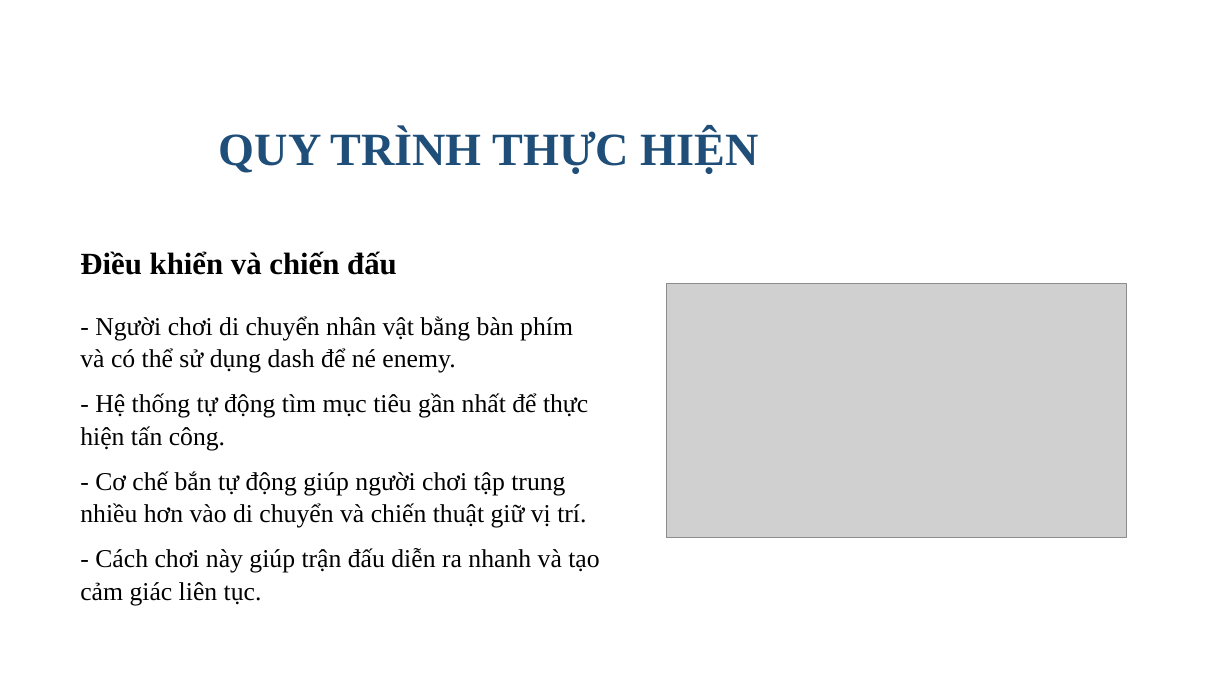
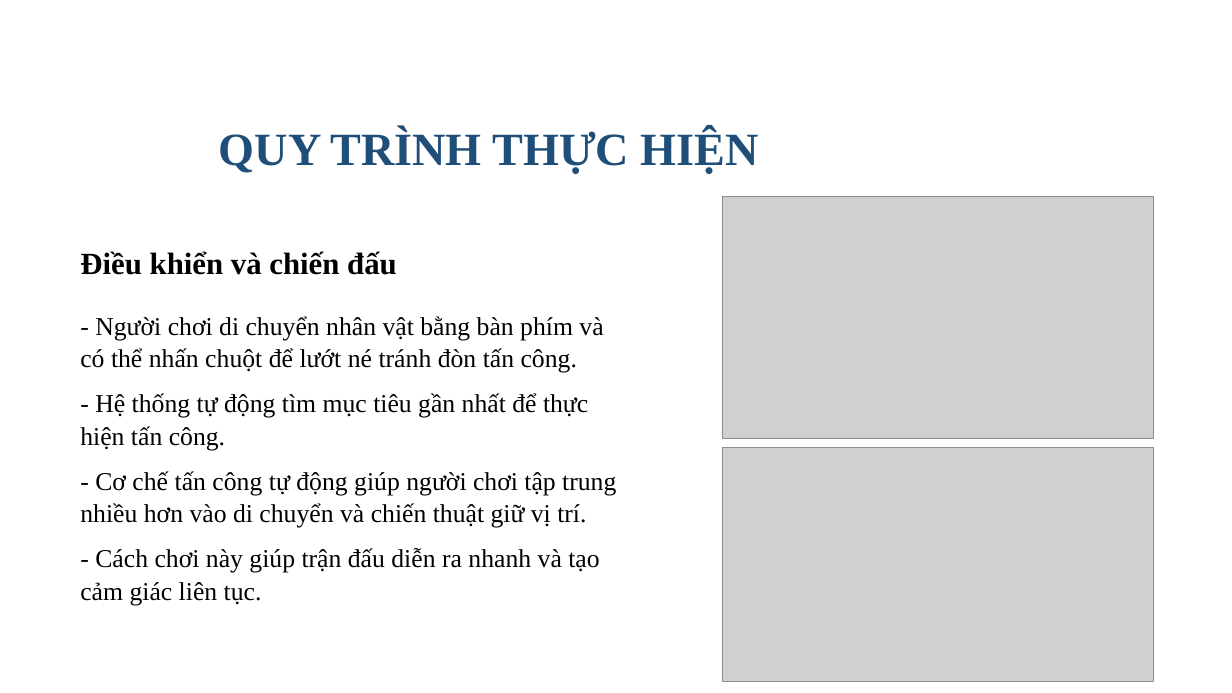
Before and after one commit to yuiai03/Roguelike_Project, a slide deck: slide 10 of output/ppt/ThaiVanHao-2121051075-DATHKT-fixed.pptx. Drawn at 1232x693 pixels with LibreOffice and Linux fonts; fonts in the diff are those of the drawing; grey boxes stand for pictures; background and template pictures are left out. Boxes give left, top, right and bottom in pixels: in the first picture for what was removed or moved away, otherwise in the second. Text is boxed around its words. In the diff, an @@ line names an element or a change of style, - is before the commit and + after.

```diff
--- a/output/ppt/ThaiVanHao-2121051075-DATHKT-fixed.pptx
+++ b/output/ppt/ThaiVanHao-2121051075-DATHKT-fixed.pptx
@@ picture added at box(723, 196, 1153, 438) @@
@@ picture removed at box(666, 284, 1127, 538) @@
@@ text at box(80, 316, 603, 373): text changed @@
-- Người chơi di chuyển nhân vật bằng bàn phím và có thể sử dụng dash để né enemy.
+- Người chơi di chuyển nhân vật bằng bàn phím và có thể nhấn chuột để lướt né tránh đòn tấn công.
@@ picture added at box(723, 447, 1153, 681) @@
@@ text at box(80, 471, 616, 528): text changed @@
-- Cơ chế bắn tự động giúp người chơi tập trung nhiều hơn vào di chuyển và chiến thuật giữ vị trí.
+- Cơ chế tấn công tự động giúp người chơi tập trung nhiều hơn vào di chuyển và chiến thuật giữ vị trí.
```
Also in this commit, not shown: 15 other slides changed, 2 slides added, 19 other files.
